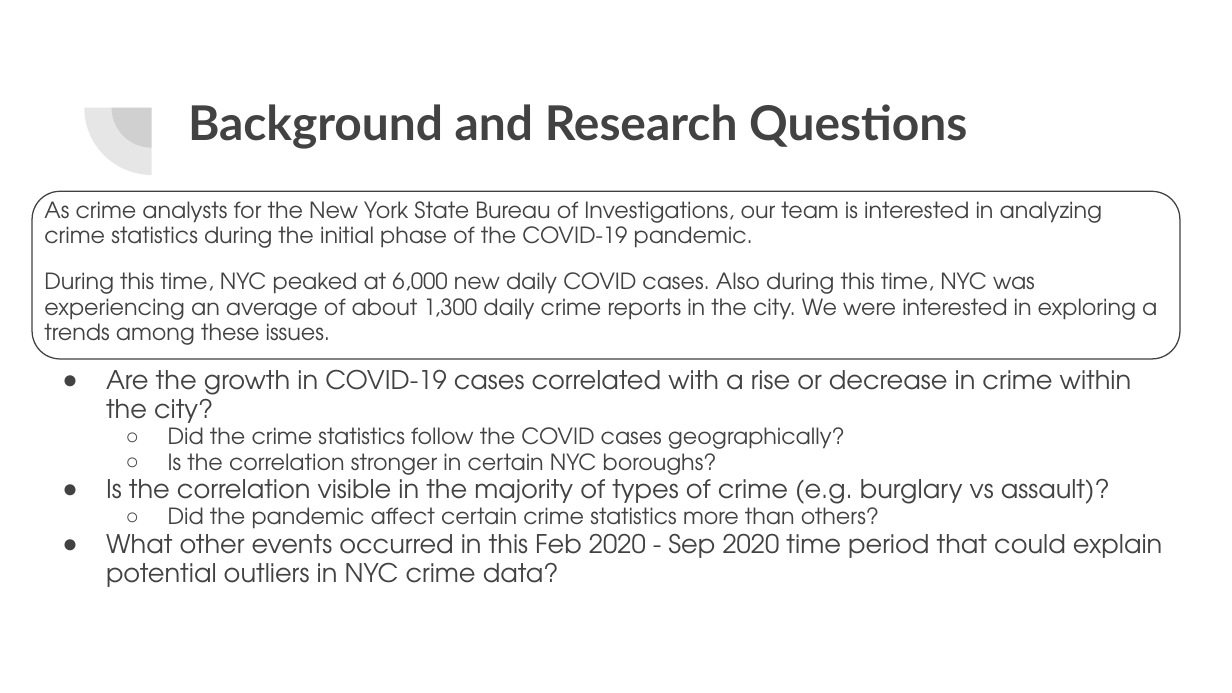
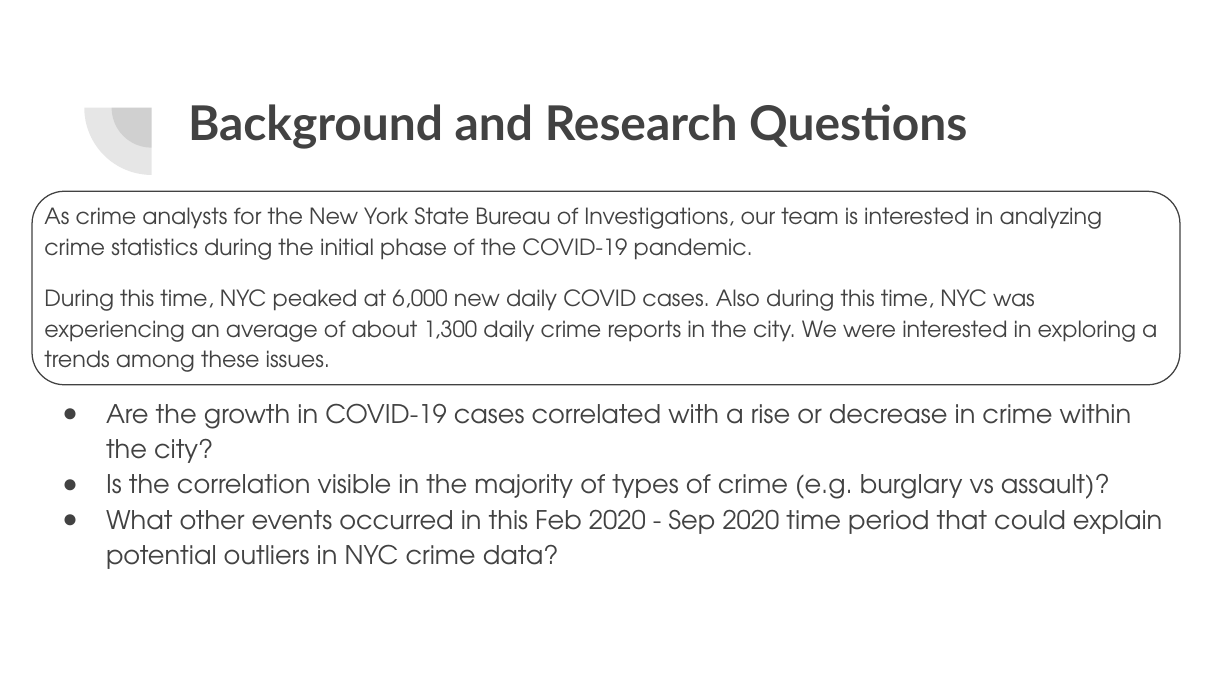
Before and after one commit to canamasc/Covid-Trends-VS-ATL-Crime, a slide deck: slide 2 of Crime Trends vs. Covid Trends.pptx. Drawn at 1232x693 pixels with LibreOffice and Linux fonts; fonts in the diff are those of the drawing. Boxes give left, top, right and bottom in pixels: in the first picture for what was removed or moved away, otherwise in the second. Text is boxed around its words. In the diff, an @@ line names an element or a change of style, - is before the commit and + after.

```diff
--- a/Crime Trends vs. Covid Trends.pptx
+++ b/Crime Trends vs. Covid Trends.pptx
@@ text at <box>44,207,1162,569</box>: paragraph removed @@
-  ○ Did the pandemic affect certain crime statistics more than others?
@@ text "As crime analysts for the ..." at <box>44,207,1162,569</box>: line spacing 0.95 to 1.15 @@
@@ rounded rectangle: place and size @@
-rounded rectangle at <box>32,191,1180,359</box>
+rounded rectangle at <box>32,191,1180,384</box>
@@ text at <box>168,421,845,480</box>: paragraphs removed @@
-  ○ Did the crime statistics follow the COVID cases geographically?
-  ○ Is the correlation stronger in certain NYC boroughs?
```
Also in this commit, not shown: 5 other slides changed.
